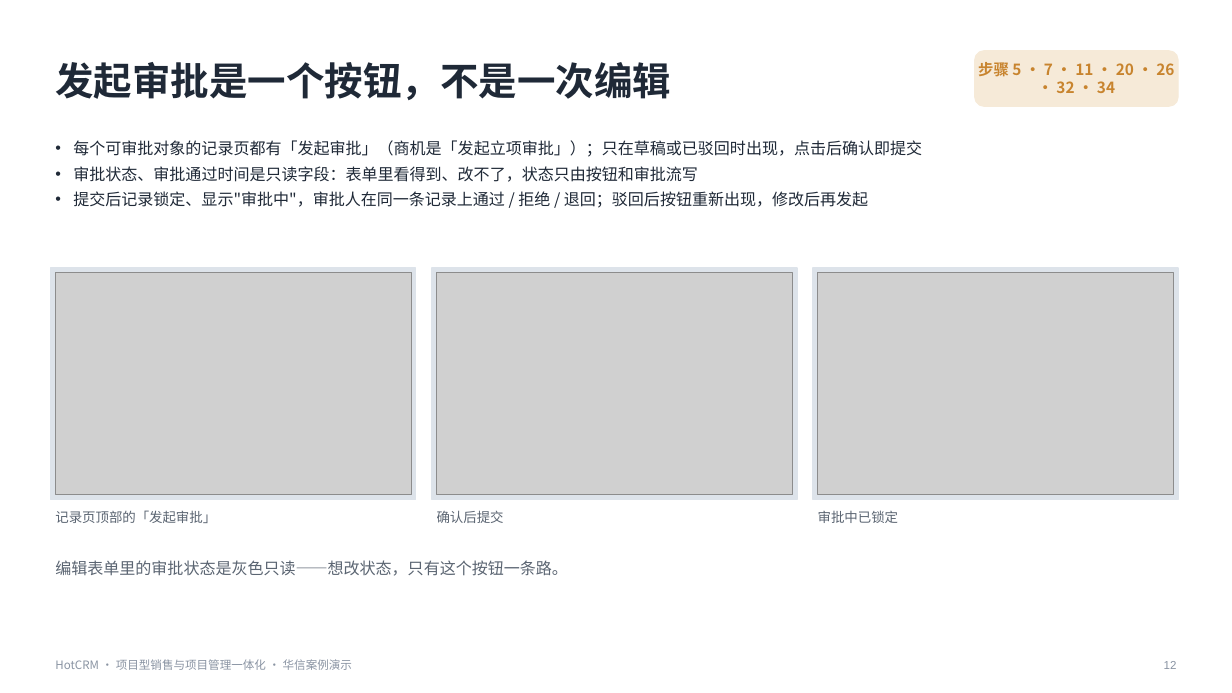
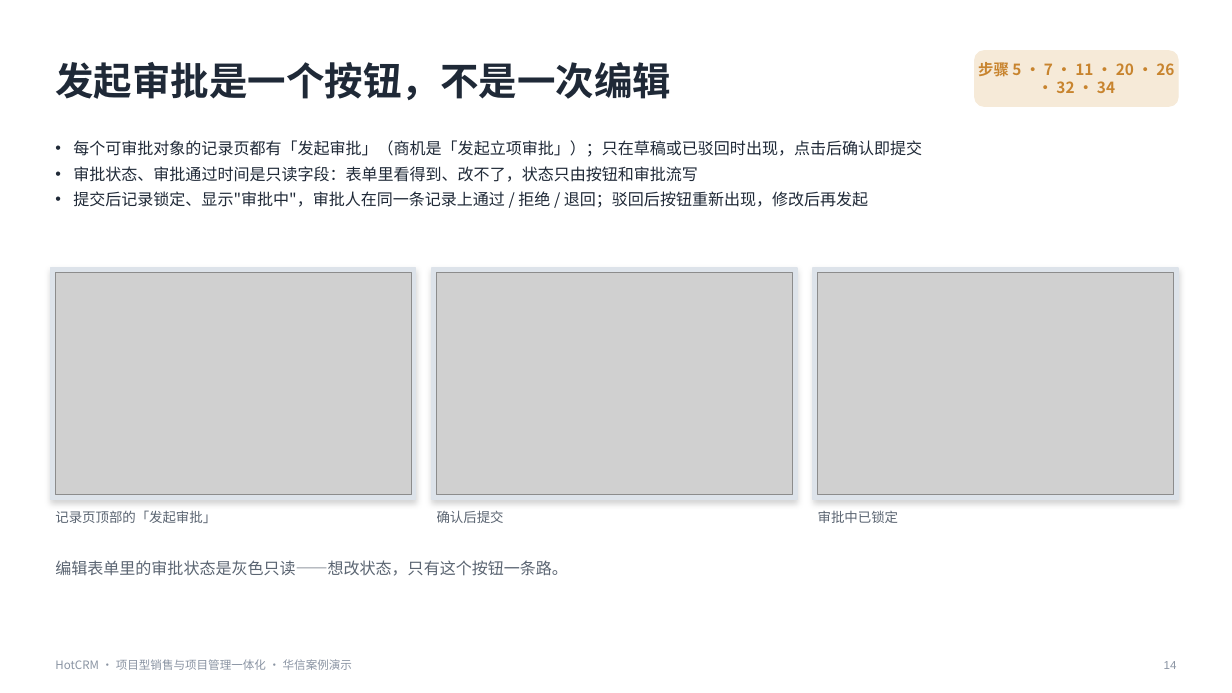
Before and after one commit to sunhaolin/hotcrm, a slide deck: slide 14 of docs/demo/psa-presales/客户汇报-华信案例.pptx (slide 12 before the commit). Drawn at 1232x693 pixels with LibreOffice and Linux fonts; fonts in the diff are those of the drawing; grey boxes stand for pictures. Boxes give left, top, right and bottom in pixels: in the first picture for what was removed or moved away, otherwise in the second. Text is boxed around its words. In the diff, an @@ line names an element or a change of style, - is before the commit and + after.

```diff
--- a/docs/demo/psa-presales/客户汇报-华信案例.pptx
+++ b/docs/demo/psa-presales/客户汇报-华信案例.pptx
@@ shadow on in 3 elements at (51,268,416,500), (432,268,797,500), (813,268,1178,500) @@
@@ text at (1164,661,1177,669): text changed @@
-12
+14
```
Also in this commit, not shown: 20 other slides changed, 7 slides added, 1 other file.
